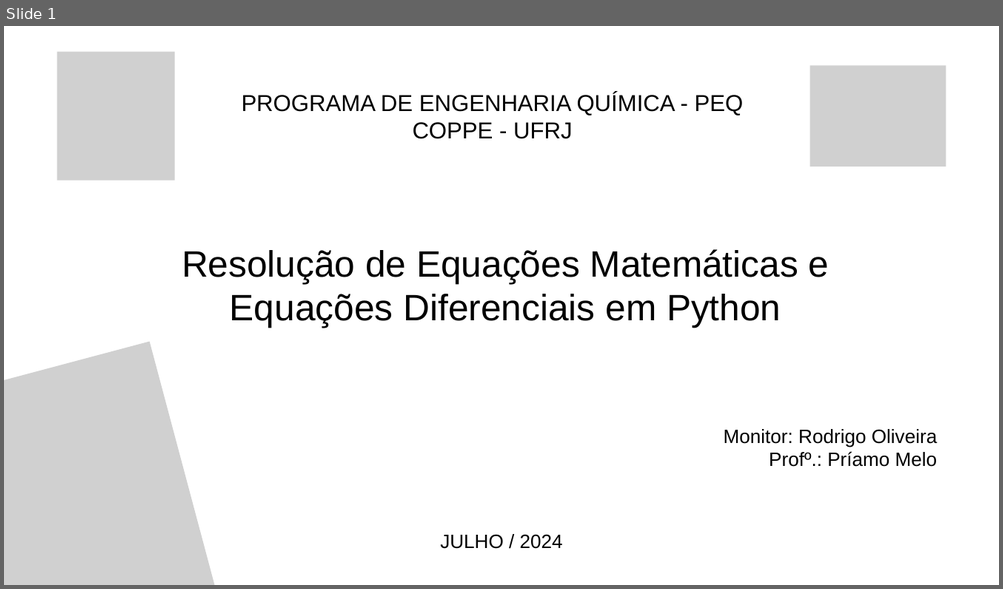
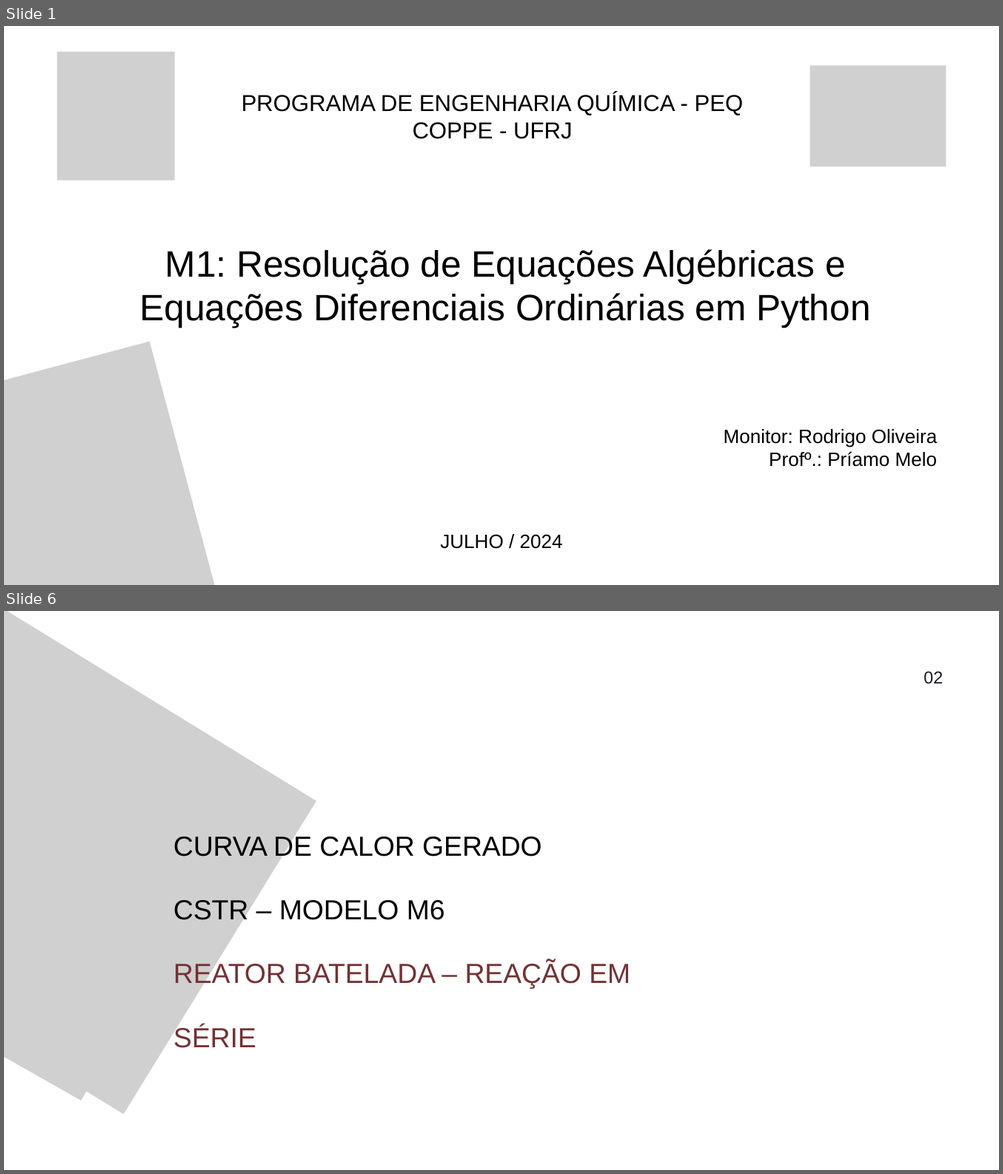
Before and after one commit to the-rodrigo/tutoring_COQ791, a slide deck: Monitoria_COQ791_07_10_2024.pptx. Shown one above the other, each under a label of ours: slide 1 before the commit, slides 1 and 6 after it; the slides between them are not shown. The pictures are 1003x589 and 1003x1174 pixels, drawn with LibreOffice and Linux fonts; fonts in the diff are those of the drawing; grey boxes stand for pictures. Boxes give left, top, right and bottom in pixels: in the first picture for what was removed or moved away, otherwise in the second. Text is boxed around its words. In the diff, an @@ line names an element or a change of style, - is before the commit and + after.

```diff
--- a/Monitoria_COQ791_07_10_2024.pptx
+++ b/Monitoria_COQ791_07_10_2024.pptx
@@ slide 6 added at <box>4,611,999,1170</box>, background #FFFFFF @@
@@ picture added at <box>4,611,316,1115</box> @@
@@ picture added at <box>4,611,256,1101</box> @@
@@ text added at <box>923,671,942,684</box>, 25 pt, text #191824 @@
+02
@@ picture added at <box>4,715,219,1067</box> @@
@@ text added at <box>173,834,630,989</box>, 40 pt, text #000000 @@
+CURVA DE CALOR GERADO
+CSTR – MODELO M6
+REATOR BATELADA – REAÇÃO EM SÉRIE
@@ slide 1 changed as well @@
@@ text at <box>140,249,870,328</box>: text changed @@
-Resolução de Equações Matemáticas e Equações Diferenciais em Python
+M1: Resolução de Equações Algébricas e Equações Diferenciais Ordinárias em Python
```
Also in this commit, not shown: 3 other slides changed, 2 other slides added.
